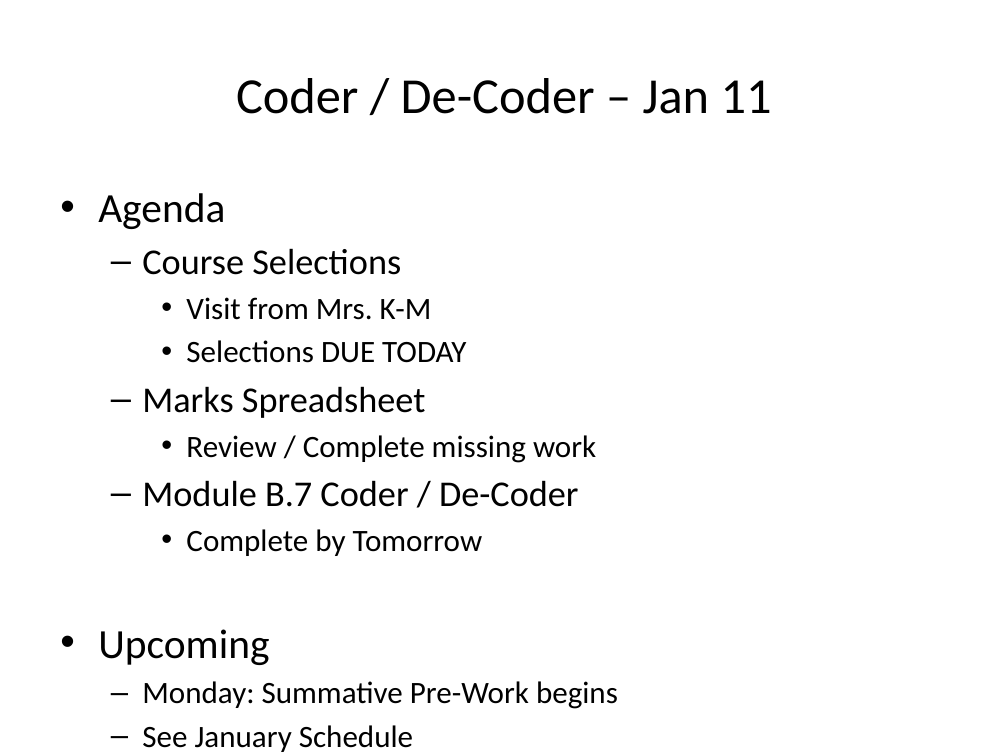
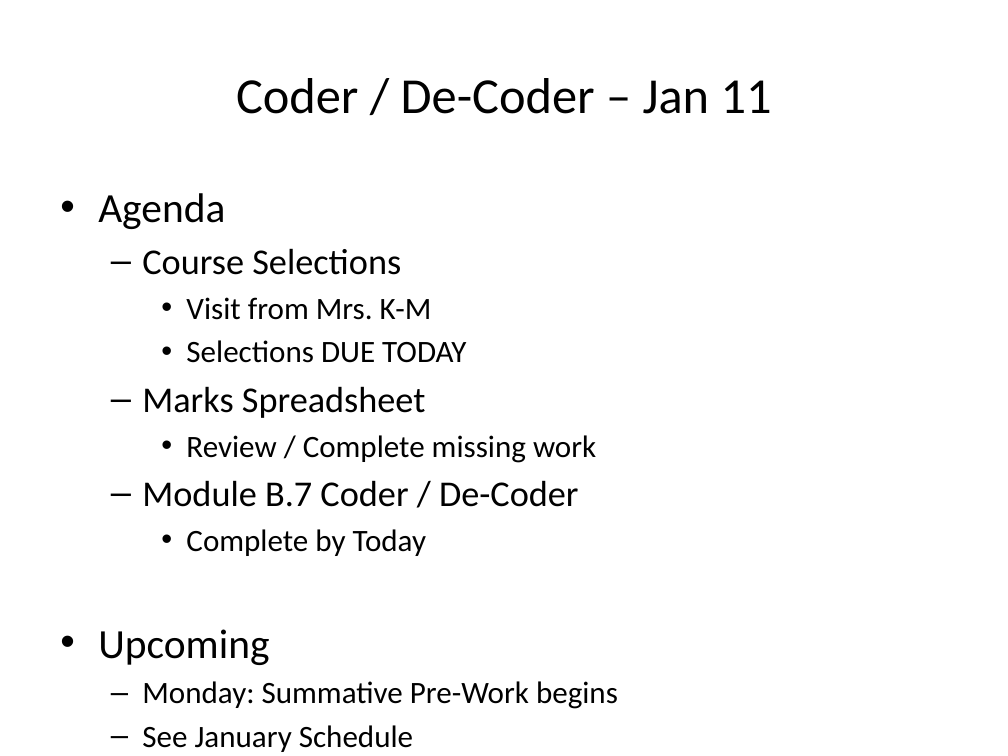
Before and after one commit to optimalcore/ICS2O0, a slide deck: slide 1 of Daily Agendas/Day17.5_CoderDeCoder4.pptx. Drawn at 1008x756 pixels with LibreOffice and Linux fonts; fonts in the diff are those of the drawing. Boxes give left, top, right and bottom in pixels: in the first picture for what was removed or moved away, otherwise in the second. Text is boxed around its words. In the diff, an @@ line names an element or a change of style, - is before the commit and + after.

Commit message:
209 EOW

```diff
--- a/Daily Agendas/Day17.5_CoderDeCoder4.pptx
+++ b/Daily Agendas/Day17.5_CoderDeCoder4.pptx
@@ text at (x1=186, y1=529, x2=426, y2=556): text changed @@
-    • Complete by Tomorrow
+    • Complete by Today
```
